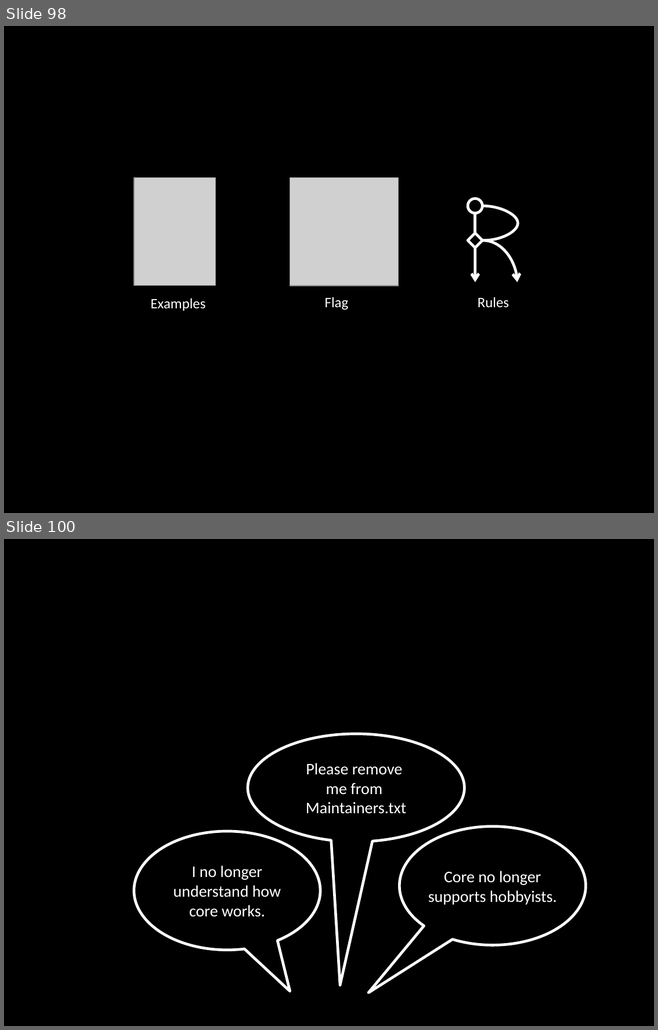
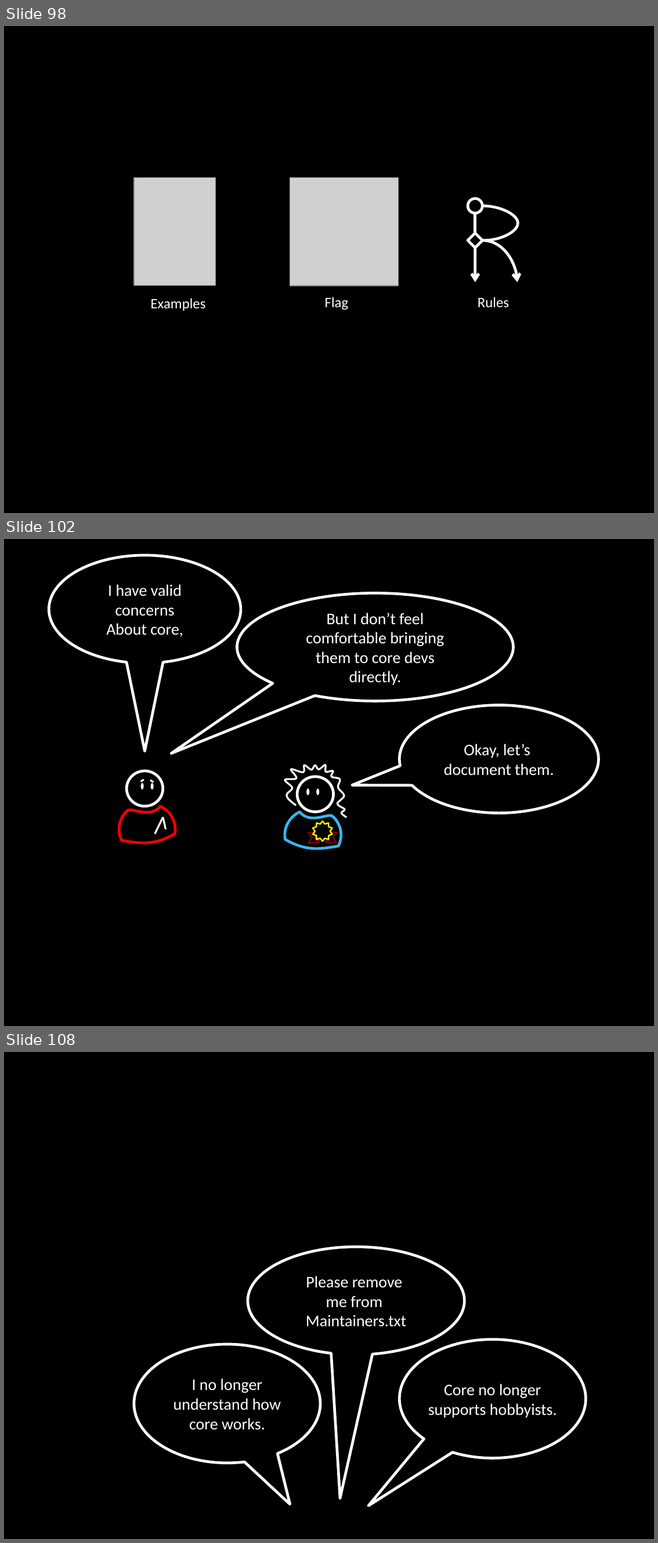
Before and after one commit to socketwench/exampleModuleAintCore, a slide deck: src/exampleModuleAintCore.pptx. Shown one above the other, each under a label of ours: slides 98 and 100 before the commit, slides 98, 102 and 108 after it; the slides between them are not shown. The pictures are 658x1030 and 658x1543 pixels, drawn with LibreOffice and Linux fonts; fonts in the diff are those of the drawing; grey boxes stand for pictures. Boxes give left, top, right and bottom in pixels: in the first picture for what was removed or moved away, otherwise in the second. Text is boxed around its words. In the diff, an @@ line names an element or a change of style, - is before the commit and + after.

```diff
--- a/src/exampleModuleAintCore.pptx
+++ b/src/exampleModuleAintCore.pptx
@@ slide 102 added at [4,539,654,1026], background #000000 @@
@@ speech bubble added at [49,555,241,663], outline #FFFFFF 3 pt, 18 pt, text #FFFFFF @@
+I have valid
+concerns
+About core,
@@ speech bubble added at [237,593,513,701], outline #FFFFFF 3 pt, 18 pt, text #FFFFFF @@
+But I don’t feel
+comfortable bringing
+them to core devs
+directly.
@@ speech bubble added at [399,705,598,813], outline #FFFFFF 3 pt, 18 pt, text #FFFFFF @@
+Okay, let’s
+document them.
@@ group added at [119,771,176,843]: 4 lines, 3 ellipses, 1 freeform shape @@
@@ freeform shape added at [285,765,346,817], outline #FFFFFF 2 pt @@
@@ ellipse added at [297,777,333,812], outline #FFFFFF 3 pt @@
@@ ellipse added at [306,788,309,795], fill #FFFFFF @@
@@ ellipse added at [317,788,320,795], fill #FFFFFF @@
@@ freeform shape added at [285,812,341,849], outline #39B5F2 3 pt @@
@@ ribbon added at [308,827,336,843], outline #800000 1.5 pt @@
@@ star added at [313,821,332,841], fill #000000, outline #FFFF00 1.5 pt @@
@@ what was slide 100 is now slide 108 @@
```
Also in this commit, not shown: 1 slide changed, 11 other slides added, 2 other files.
